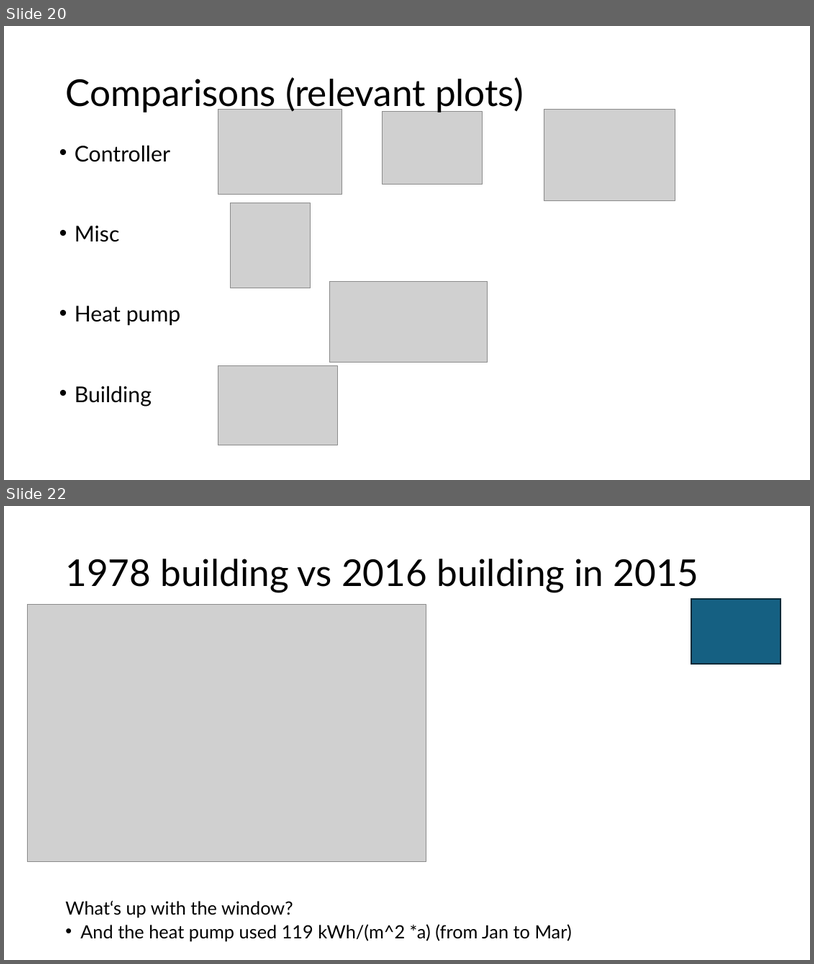
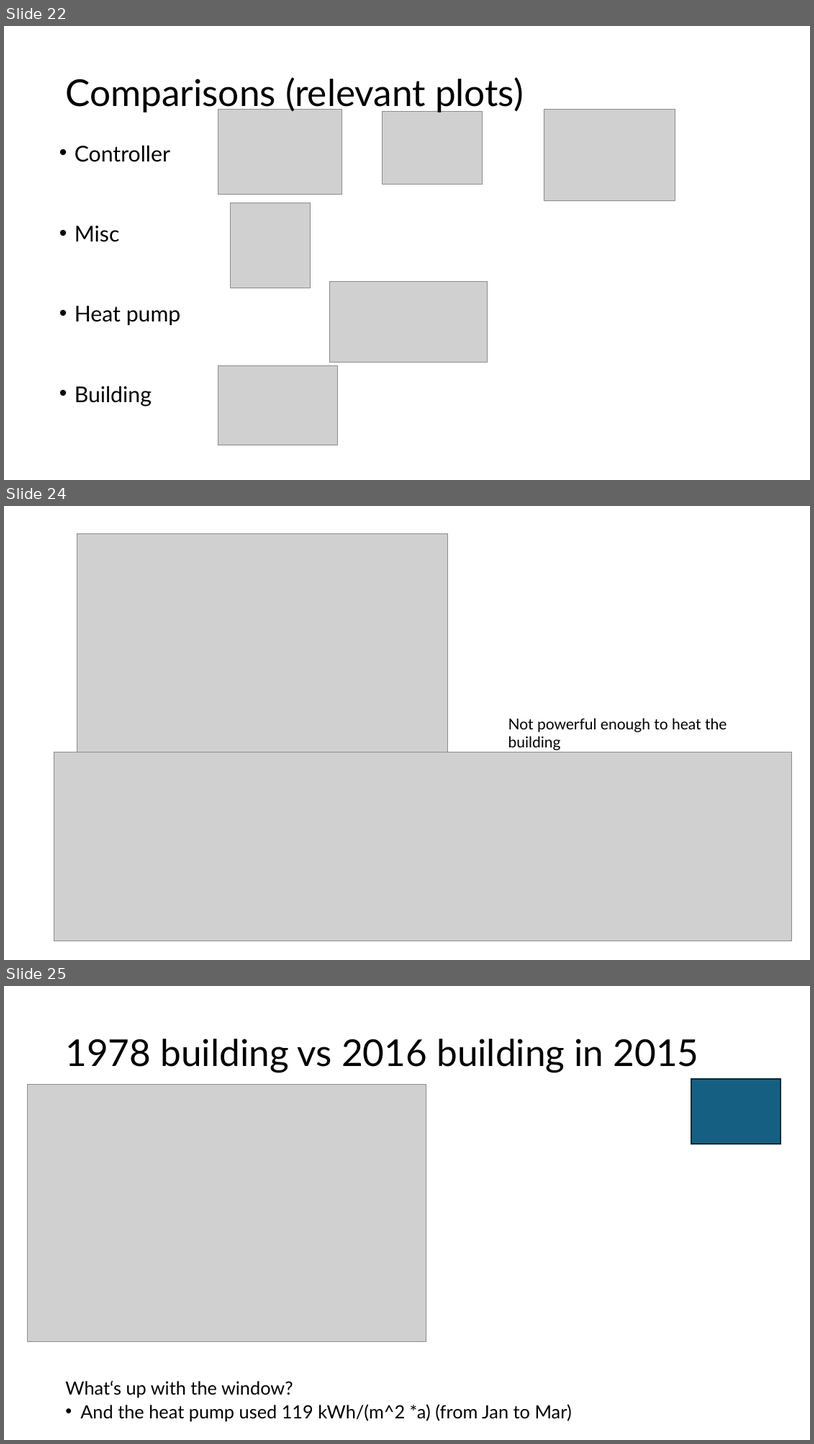
Before and after one commit to eyjomoin/Modeling-buildings-and-their-heating-systems, a slide deck: presentation/heat.pptx. Shown one above the other, each under a label of ours: slides 20 and 22 before the commit, slides 22, 24 and 25 after it; the slides between them are not shown. The pictures are 814x964 and 814x1444 pixels, drawn with LibreOffice and Linux fonts; fonts in the diff are those of the drawing; grey boxes stand for pictures. Boxes give left, top, right and bottom in pixels: in the first picture for what was removed or moved away, otherwise in the second. Text is boxed around its words. In the diff, an @@ line names an element or a change of style, - is before the commit and + after.

```diff
--- a/presentation/heat.pptx
+++ b/presentation/heat.pptx
@@ slide 24 added at <box>4,506,810,960</box>, background #FFFFFF @@
@@ picture added at <box>77,534,449,752</box> @@
@@ text added at <box>509,718,727,750</box>, 18 pt, text #000000 @@
+Not powerful enough to heat the building
@@ picture added at <box>54,752,792,941</box> @@
@@ what was slide 20 is now slide 22 @@
@@ what was slide 22 is now slide 25 @@
```
Also in this commit, not shown: 3 slides changed, 4 other slides added, 2 slides removed, 3 other files.
